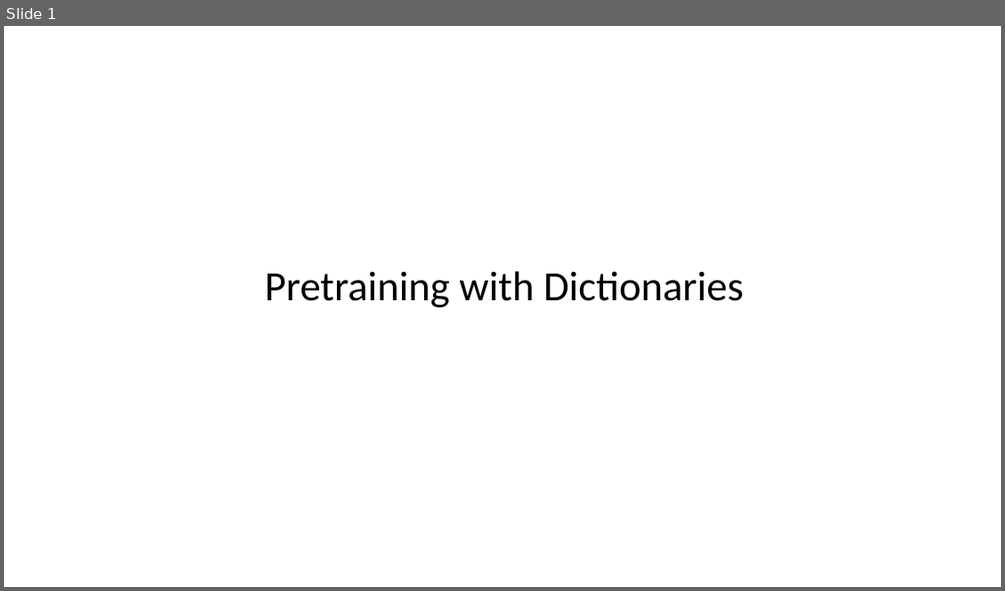
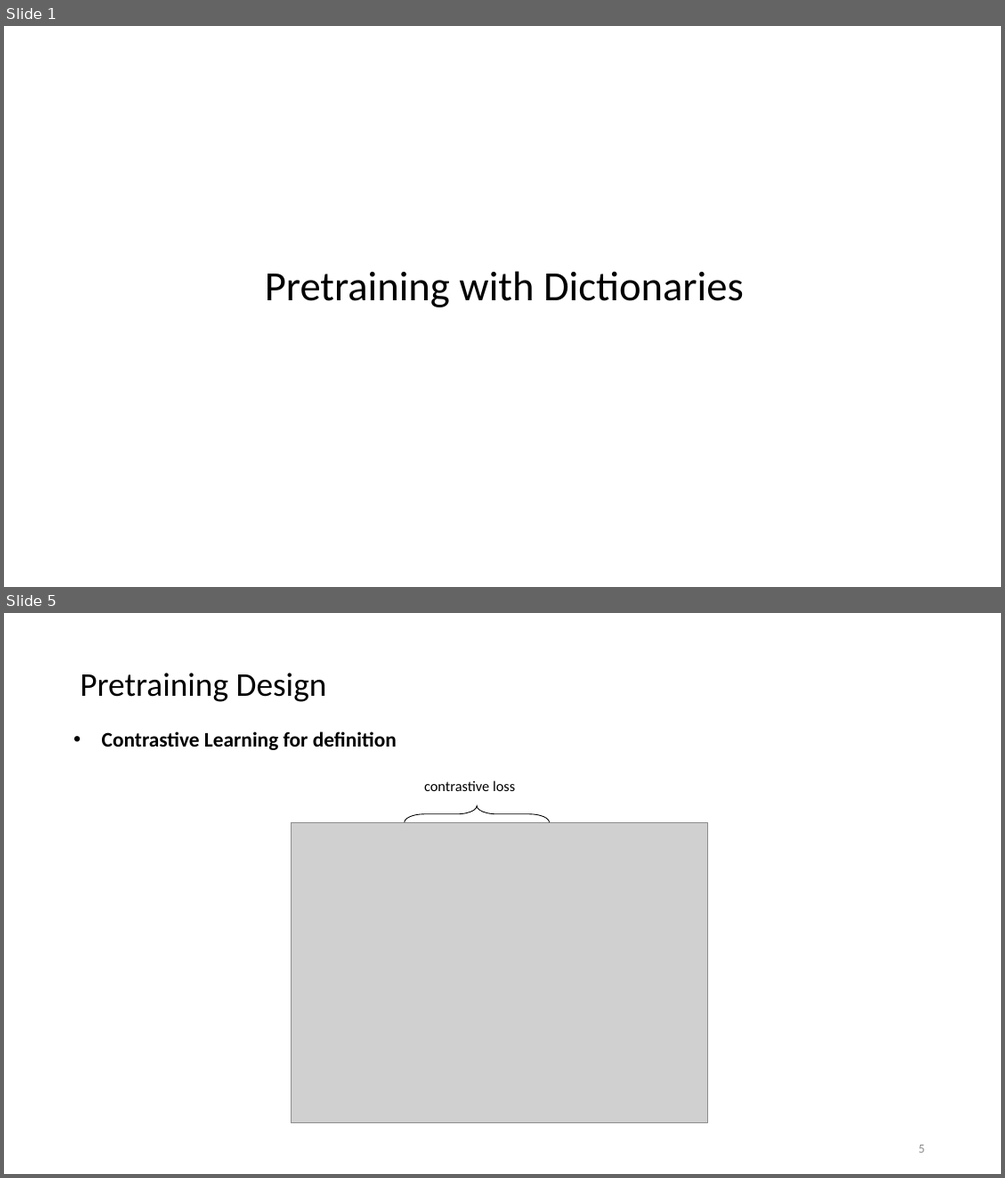
Before and after one commit to Drackyyy/Survey_slides, a slide deck: Pretraining with dictionaries.pptx. Shown one above the other, each under a label of ours: slide 1 before the commit, slides 1 and 5 after it; the slides between them are not shown. The pictures are 1005x591 and 1005x1178 pixels, drawn with LibreOffice and Linux fonts; fonts in the diff are those of the drawing; grey boxes stand for pictures. Boxes give left, top, right and bottom in pixels: in the first picture for what was removed or moved away, otherwise in the second. Text is boxed around its words. In the diff, an @@ line names an element or a change of style, - is before the commit and + after.

```diff
--- a/Pretraining with dictionaries.pptx
+++ b/Pretraining with dictionaries.pptx
@@ slide 5 added at (4,613,1001,1174), background #FFFFFF @@
@@ title added at (80,673,327,702), 32 pt, text #000000 @@
+Pretraining Design
@@ text added at (102,731,396,750), 20 pt, text #000000, bold @@
+• Contrastive Learning for definition
@@ text added at (424,780,515,791), 14 pt, text #000000 @@
+contrastive loss
@@ picture added at (291,822,708,1123) @@
@@ right brace added at (404,806,550,822), outline #000000 0.75 pt @@
@@ page number added at (918,1144,924,1152), 12 pt, text #8C8C8C @@
+5
```
Also in this commit, not shown: 3 slides changed, 2 other slides added, 2 slides removed.
